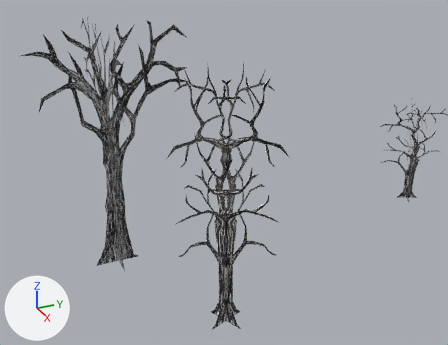
The OBJ model models/house1_drawn.obj as it was, and as the next commit left it.
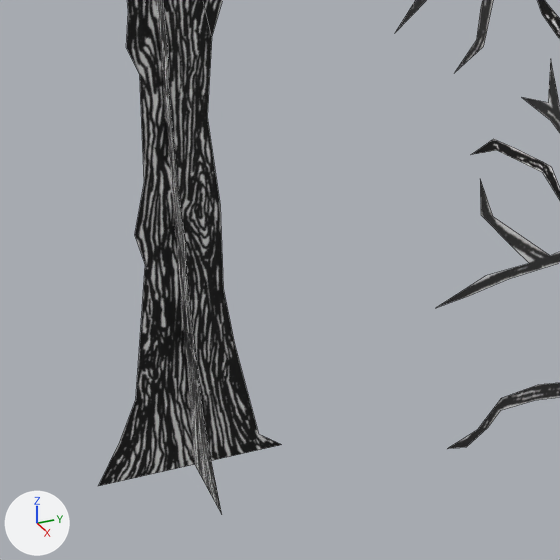
Each version is shown from a 50 mm camera at (3.9, -14.52, 8.94) aimed at (-9.94, -8.29, 2.02), then close up on the part from 16% to 46% of the width and 44% to 82% of the height. The lights are fixed; the arrows at lower left show +X, +Y and +Z. The first two pictures are the older version. The close-ups show mesh edges as thin lines. Where no turn or scale is listed for an object, it has been applied to the vertices.
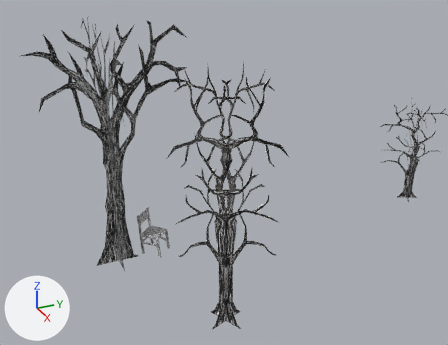
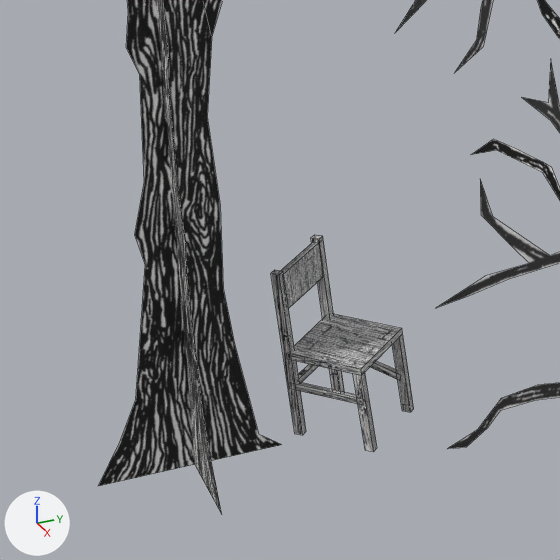
Pixel boxes (x1, y1, x2, y2) of what changed, in the close-ups (560 x 560 px):
'Plane.029', added: after (271, 235, 414, 452)

Patch to the scene script:
```diff
--- a/models/house1_drawn.obj.py
+++ b/models/house1_drawn.obj.py
@@ mat_material_027 @@
+mat_material_027 = principled_material('Material.027')
+mat_material_027.texture = img_drawntexture1_jpg
@@ me_plane_029 @@
+me_plane_029.from_pydata(...)  # 72 vertices, 54 faces; spans x -10.53..-9.676, y -10.71..-9.86, z 0.001..1.13
+me_plane_029.materials.append(mat_material_027)  # picture img_drawntexture1_jpg
@@ ob_plane_029 @@
+ob_plane_029 = bpy.data.objects.new('Plane.029', me_plane_029)
+ob_plane_029.location = (0.0, 0.0, 0.0)
```
